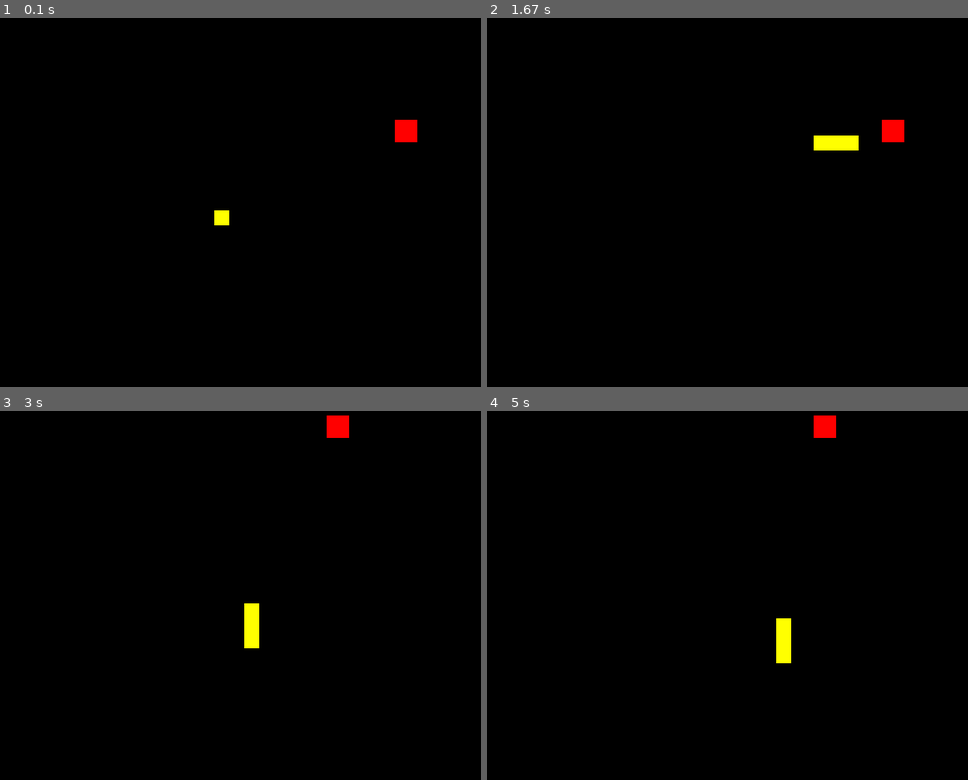
Above: before the commit, frames 1-4 (two rows, left to right).
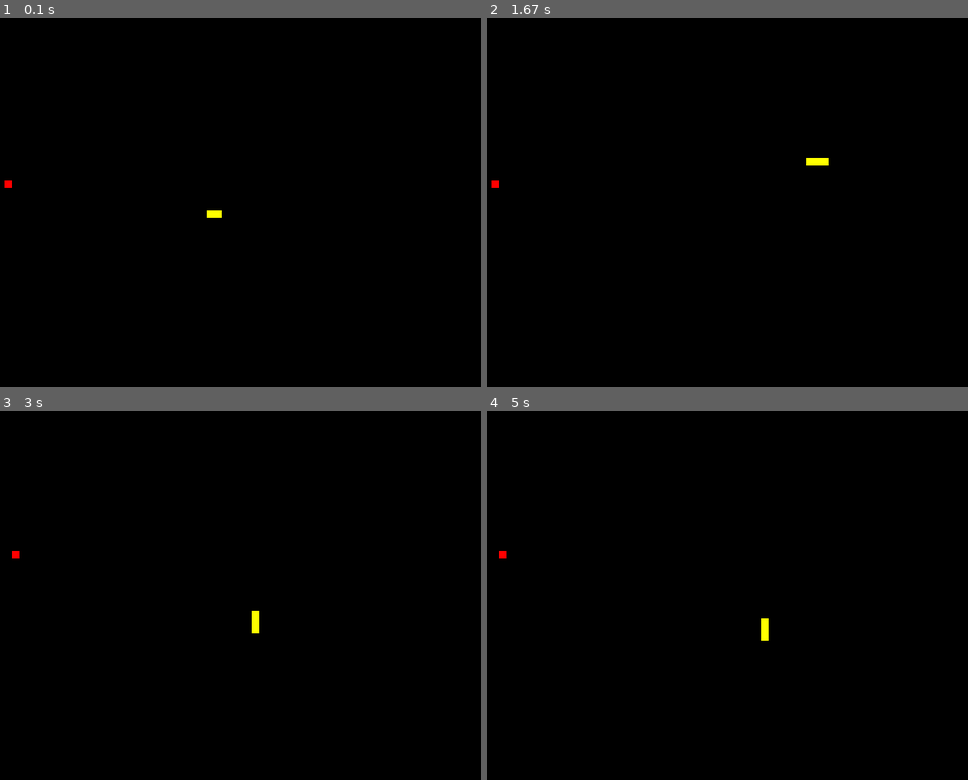
Above: after the commit, the same moments.

Repository: KDziublewski/Snake_OOP
Game: pygame game, started from Snake_pygame.py
Same seed, same stepped clock (60 frames per second), same inputs: the game is played once before the commit and once after it.
Inputs:
- Up to frame 1 (0.1 s): no input
- Up to frame 2 (1.67 s): hold Right 0.33-0.8 s; hold Up 0.83-1.3 s; hold Right from 1.33 s (still down)
- Up to frame 3 (3 s): release Right at 1.8 s; hold Left 1.83-2.37 s; tap C at 2.4 s; hold Down from 2.73 s (still down)
- Up to frame 4 (5 s): release Down at 3.03 s; hold Left 3.07-3.47 s; hold Up 3.5-3.87 s; hold Right 3.9-4.53 s; hold Down 4.57-4.93 s; hold Left from 4.97 s (still down)

The runs differ from the first frame. In frame 1, 0.4% of the frame differs, in the area x 0-87%, y 27-57%; in frame 2, 0.8%, in the area x 0-87%, y 27-47%; in frame 3, 0.6%; in frame 4, 0.8%.

Commit message:
Update snake_pygame.py
Changed the code to use classes

Diff:
--- a/Snake_pygame.py
+++ b/Snake_pygame.py
@@ -2,59 +2,93 @@
 import random
 pygame.init()
 
-white = (255, 255, 255)
+class Text:
+    def __init__(self, msg, color, font, font_size):
+        self.msg = msg
+        self.color = color
+        self.font = pygame.font.SysFont(font, font_size)
+
+    def message_to_screen(self):
+        self.screenText = self.font.render(self.msg, True, self.color)
+        gameDisplay.blit(self.screenText, [displayWidth / 2 - self.screenText.get_width() / 2, displayHeight / 2 - self.screenText.get_height() / 2])
+
+
+class Snake:
+    def __init__(self, lead_x, lead_y, lead_x_change, lead_y_change, snakeLength):
+        self.lead_x = lead_x
+        self.lead_y = lead_y
+        self.lead_x_change = lead_x_change
+        self.lead_y_change = lead_y_change
+        self.snakeLength = snakeLength
+
+    def snake_move(self, snakeList, snakeHead):
+        self.snakeList = snakeList
+        self.snakeHead = snakeHead
+        self.snakeHead.append(self.lead_x)
+        self.snakeHead.append(self.lead_y)
+        self.snakeList.append(self.snakeHead)
+        if len(self.snakeList) > self.snakeLength:
+            del self.snakeList [0]
+        self.lead_x += self.lead_x_change
+        self.lead_y += self.lead_y_change
+
+    def draw_snake(self, snakeList):
+        for coord in self.snakeList:
+            pygame.draw.rect(gameDisplay, yellow, [coord[0], coord[1], blockSize, blockSize])
+        pygame.display.update()
+
+    def eat_self(self):
+        for eachSegment in self.snakeList[:-1]:
+            if eachSegment == self.snakeHead:
+                return True
+
+
+    def dir_left(self):
+        self.lead_x_change = -blockSize
+        self.lead_y_change = 0
+    def dir_right(self):
+        self.lead_x_change = blockSize
+        self.lead_y_change = 0
+    def dir_down(self):
+        self.lead_y_change = blockSize
+        self.lead_x_change = 0
+    def dir_up(self):
+        self.lead_y_change = -blockSize
+        self.lead_x_change = 0
+
+class Apple:
+    def __init__(self):
+        self.x = round((random.randrange(0, displayWidth-blockSize))/blockSize) * blockSize
+        self.y = round((random.randrange(0, displayHeight-blockSize))/blockSize) * blockSize
+
+    def draw_apple(self, color):
+        self.color = color
+        pygame.draw.rect(gameDisplay, self.color, [self.x, self.y, blockSize, blockSize])
+
 black = (0, 0, 0)
 red = (255, 0, 0)
 yellow = (255, 255, 0)
-
-display_width = 800
-display_height = 600
-# creates the display window, the arg for set_mode() is a tuple,
-# could be a list I think tho
-gameDisplay = pygame.display.set_mode((display_width, display_height))
-# window name
-pygame.display.set_caption('Slither')
-
-
+displayWidth = 800
+displayHeight = 600
+gameDisplay = pygame.display.set_mode((displayWidth, displayHeight))
+pygame.display.set_caption('Object Snake')
 clock = pygame.time.Clock()
-
-block_size = 20
-
-font = pygame.font.SysFont(None, 25)
-
-
-def snake(block_size, snakelist):
-    for XnY in snakelist:
-        pygame.draw.rect(gameDisplay, yellow, [XnY[0], XnY[1], block_size, block_size])
-# function for printing msg to screen
-
-
-def message_to_screen(msg, color):
-    screen_text = font.render(msg, True, color)
-    gameDisplay.blit(screen_text, [display_width / 2 - screen_text.get_width() / 2, display_height / 2 - screen_text.get_height() / 2])
-# main game loop, event handling
-
+blockSize = 10
+gameOverMsg = Text("Game over, press C to play again or Q to quit", red, None, 25)
 
 def gameLoop():
     gameExit = False
     gameOver = False
+    apple = Apple()
+    snake = Snake(displayWidth/2, displayHeight/2, 10, 0, 3)
+    snakeList = []
+    FPS = 15
 
-    lead_x = display_width/2
-    lead_y = display_height/2
-    lead_x_change = 10
-    lead_y_change = 0
-
-    snakeList = []
-    snakeLength = 3
-    FPS = 10
-
-    randAppleX = round(random.randrange(0, display_width-block_size))  # /10.0) * 10.0
-    randAppleY = round(random.randrange(0, display_height-block_size))  # /10.0) * 10.0
 
     while not gameExit:
         while gameOver == True:
             gameDisplay.fill(black)
-            message_to_screen("Game over, press C to play again or Q to quit", red)
+            gameOverMsg.message_to_screen()
             pygame.display.update()
             for event in pygame.event.get():
                 if event.type == pygame.QUIT:
@@ -71,48 +105,28 @@
                 gameExit = True
             if event.type == pygame.KEYDOWN:
                 if event.key == pygame.K_LEFT:
-                    lead_x_change = -block_size
-                    lead_y_change = 0
+                    snake.dir_left()
                 elif event.key == pygame.K_RIGHT:
-                    lead_x_change = block_size
-                    lead_y_change = 0
+                    snake.dir_right()
                 elif event.key == pygame.K_DOWN:
-                    lead_y_change = block_size
-                    lead_x_change = 0
+                    snake.dir_down()
                 elif event.key == pygame.K_UP:
-                    lead_y_change = -block_size
-                    lead_x_change = 0
+                    snake.dir_up()
 
-        if lead_x + block_size > display_width or lead_x < 0 or lead_y + block_size > display_height or lead_y < 0:
+        if snake.lead_x + blockSize > displayWidth or snake.lead_x < 0 or snake.lead_y + blockSize > displayHeight or snake.lead_y < 0:
             gameOver = True
 
-        lead_x += lead_x_change
-        lead_y += lead_y_change
-
         gameDisplay.fill(black)
-        appleThickness = 30
-        pygame.draw.rect(gameDisplay, red, [randAppleX, randAppleY, appleThickness, appleThickness])
-
-        snakeHead = []
-        snakeHead.append(lead_x)
-        snakeHead.append(lead_y)
-        snakeList.append(snakeHead)
-
-        if len(snakeList) > snakeLength:
-            del snakeList[0]
-
-        for eachSegment in snakeList[:-1]:
-            if eachSegment == snakeHead:
-                gameOver = True
-
-        snake(block_size, snakeList)
+        apple.draw_apple(red)
+        snake.snake_move(snakeList, [])
+        gameOver = snake.eat_self()
+        snake.draw_snake(snake.snakeList)
         pygame.display.update()
 
-        if lead_x >= randAppleX - block_size and lead_y >= randAppleY - block_size and lead_x < randAppleX + appleThickness and lead_y < randAppleY + appleThickness:
-            randAppleX = round(random.randrange(0, display_width-block_size))  # /10.0) * 10.0
-            randAppleY = round(random.randrange(0, display_height-block_size))  # /10.0) * 10.0
-            snakeLength += 1
-            FPS += 1
+        if snake.lead_x > apple.x - blockSize and snake.lead_y > apple.y - blockSize and snake.lead_x < apple.x + blockSize and snake.lead_y < apple.y + blockSize:
+            apple = Apple()
+            apple.draw_apple(red)
+            snake.snakeLength += 1
 
         clock.tick(FPS)
 
